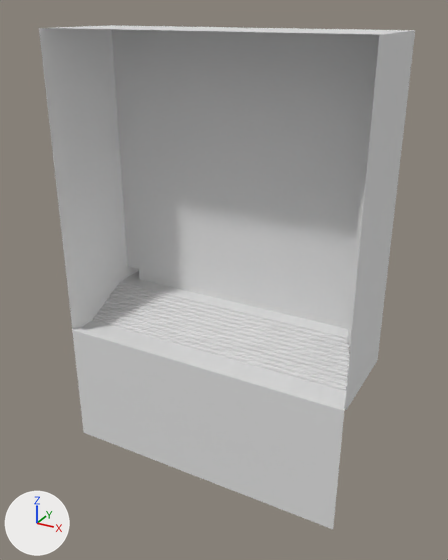
The Blender file Space419/Assets/Models/Environment/Procopia/procopia.blend, before and after one commit.
Before and after are seen from a camera (50 mm lens) standing at (58.3, -90.0, 41.5) and looking at (16.0, -13.1, 3.0). Lighting does not change. The marker at lower left points along +X, +Y and +Z.

Script lines for the objects in view, before the commit:
```python
me_cube_004 = bpy.data.meshes.new('Cube.004')
me_cube_004.from_pydata(...)  # 24 vertices, 15 faces; spans x -5.0..40.0, y -11.5..3.5, z -25.0..39.5
me_cube_004.materials.append(mat_foyerwalls)  # white #e7e7e7
me_stairs_001 = bpy.data.meshes.new('Stairs.001')
me_stairs_001.from_pydata(...)  # 50 vertices, 24 faces; spans x -20.0..25.0, y 0.0..10.0, z 0.0..4.0
me_stairs_001.materials.append(mat_foyerstairs)  # white #e7e7e7
me_stairs_002 = bpy.data.meshes.new('Stairs.002')
me_stairs_002.from_pydata(...)  # 50 vertices, 24 faces; spans x -20.0..0.0, y 0.0..10.0, z 0.0..4.0
me_stairs_002.materials.append(mat_foyerstairs)  # white #e7e7e7
ob_vistastairs = bpy.data.objects.new('VistaStairs', me_stairs_001)
ob_vistastairs.location = (15.0, -20.0, -6.0)
ob_vistastairssideways = bpy.data.objects.new('VistaStairsSideways', me_stairs_002)
ob_vistastairssideways.location = (40.0, -20.0, 39.0)
ob_vistastairssideways.rotation_euler = (0.0, -1.571, 0.0)  # degrees (0, -90, 0)
ob_vistastairssideways.scale = (2.25, 1.0, 1.0)
ob_vistawalls = bpy.data.objects.new('VistaWalls', me_cube_004)
ob_vistawalls.location = (0.0, -13.5, -0.5)
```
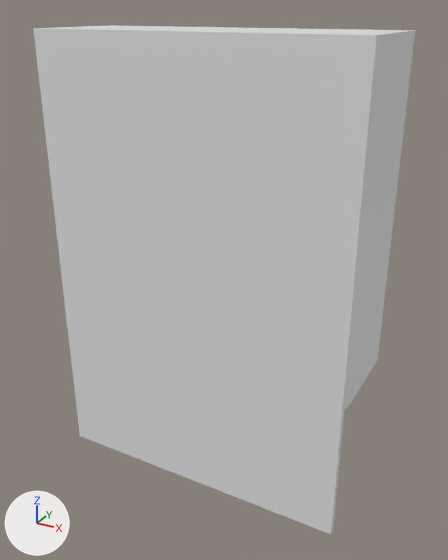
Where the change shows, as pixel boxes [x1, y1, x2, y2] in the pictures (448 x 560 px):
'VistaInvisWall', added
    after: [33, 28, 382, 534]
'VistaWalls', unchanged, covered by the edit
    before: [39, 25, 415, 529]
    after: [56, 25, 415, 410]
'VistaStairs', unchanged, covered by the edit
    before: [93, 277, 350, 391]
'VistaStairsSideways', unchanged, covered by the edit
    before: [348, 34, 381, 352]

The change, as a diff of the scene's bpy script:
```diff
--- a/Space419/Assets/Models/Environment/Procopia/procopia.blend.py
+++ b/Space419/Assets/Models/Environment/Procopia/procopia.blend.py
@@ mat_foyerinviswall @@
+mat_foyerinviswall = principled_material('FoyerInvisWall')
+mat_foyerinviswall.base_color = (0.8, 0.8, 0.8)  # white #e7e7e7
@@ me_cube_005 @@
+me_cube_005.from_pydata([(-5.0, -10.5, 39.5), (40.0, -10.5, 39.5), (-5.0, -10.5, -5.0), (-5.0, -11.5, -5.0), (40.0, -11.5, -5.0), (-5.0, -11.5, -25.0), (40.0, -11.5, -25.0), (40.0, -10.5, -5.0), (-5.0, -12.5, -5.0), (40.0, -12.5, 39.5), (40.0, -12.5, -5.0), (-5.0, -12.5, -25.0), (40.0, -12.5, -25.0), (-5.0, -12.5, 39.5)], [], [(0, 1, 9, 13), (4, 10, 9, 1, 7), (6, 5, 11, 12), (5, 3, 8, 11), (4, 6, 12, 10), (10, 12, 11, 8, 13, 9), (0, 13, 8, 3, 2)])
+me_cube_005.materials.append(mat_foyerinviswall)  # white #e7e7e7
@@ ob_vistainviswall @@
+ob_vistainviswall = bpy.data.objects.new('VistaInvisWall', me_cube_005)
+ob_vistainviswall.location = (0.0, -13.5, -0.5)
```
